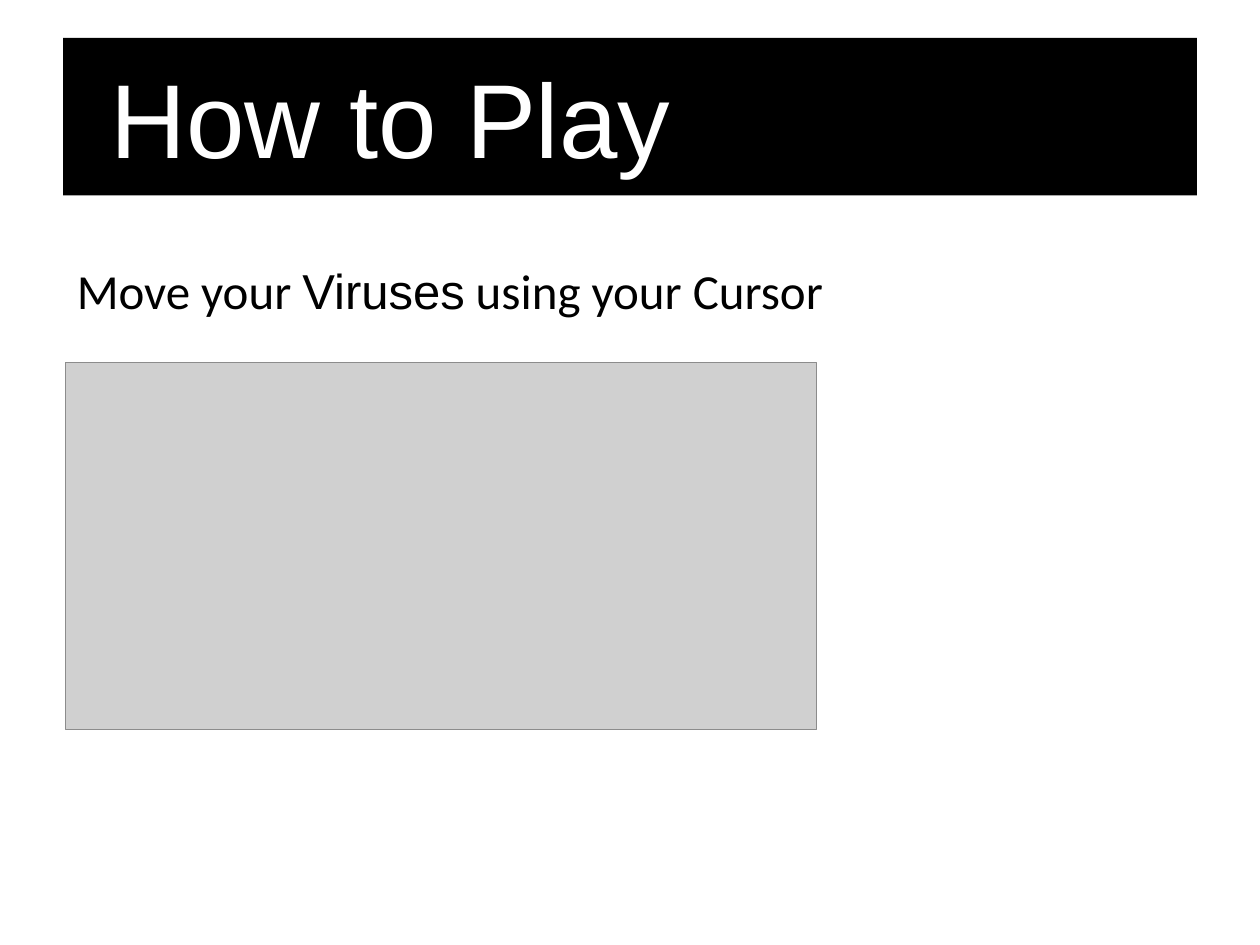
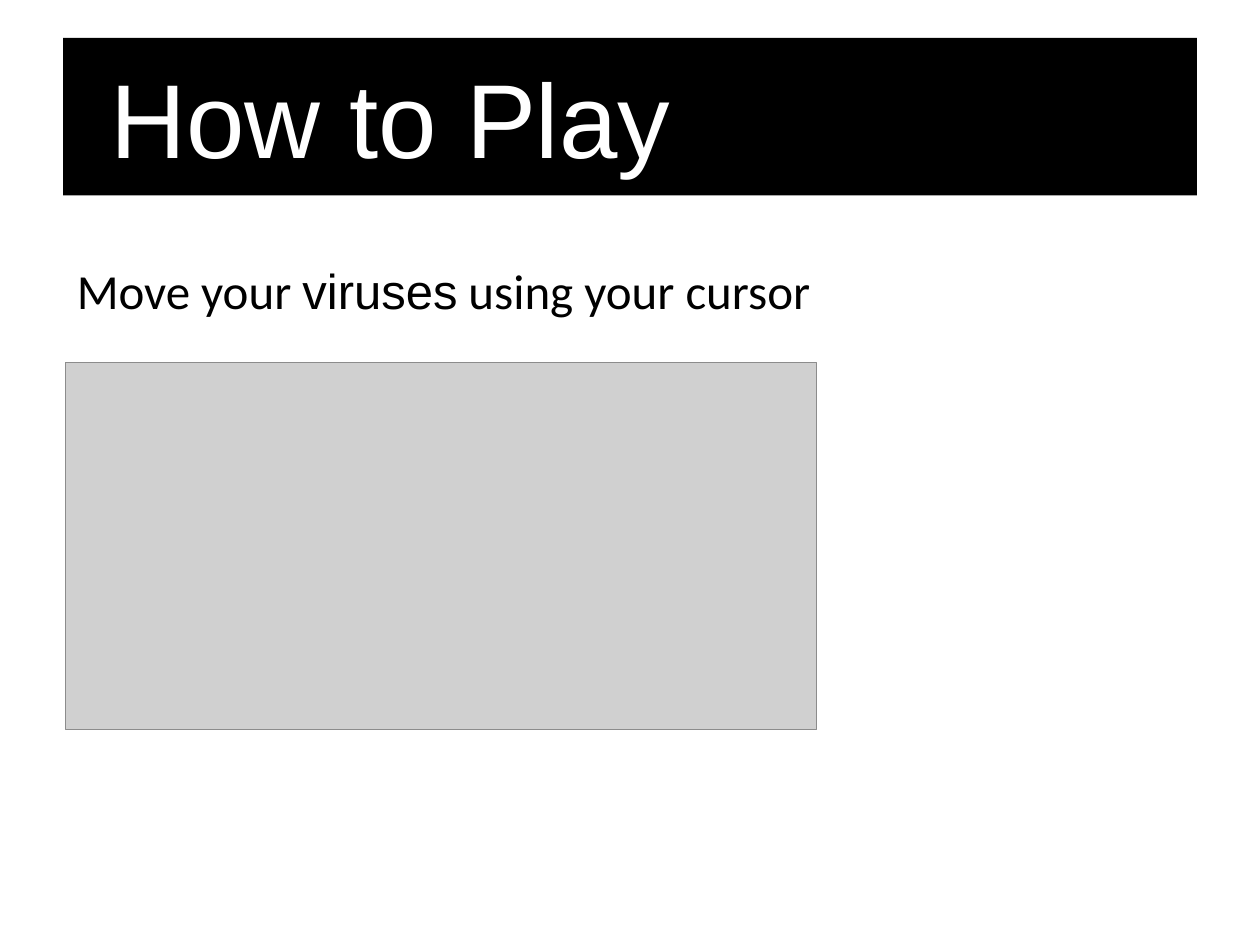
Before and after one commit to Acagamics/virusx, a slide deck: slide 4 of imagine_cup/virusX how to.pptx. Drawn at 1260x945 pixels with LibreOffice and Linux fonts; fonts in the diff are those of the drawing; grey boxes stand for pictures; background and template pictures are left out. Boxes give left, top, right and bottom in pixels: in the first picture for what was removed or moved away, otherwise in the second. Text is boxed around its words. In the diff, an @@ line names an element or a change of style, - is before the commit and + after.

```diff
--- a/imagine_cup/virusX how to.pptx
+++ b/imagine_cup/virusX how to.pptx
@@ text at bbox=[77, 273, 811, 318]: text changed @@
-Move your Viruses using your Cursor
+Move your viruses using your cursor
```
Also in this commit, not shown: 5 other slides changed, 7 other files.
